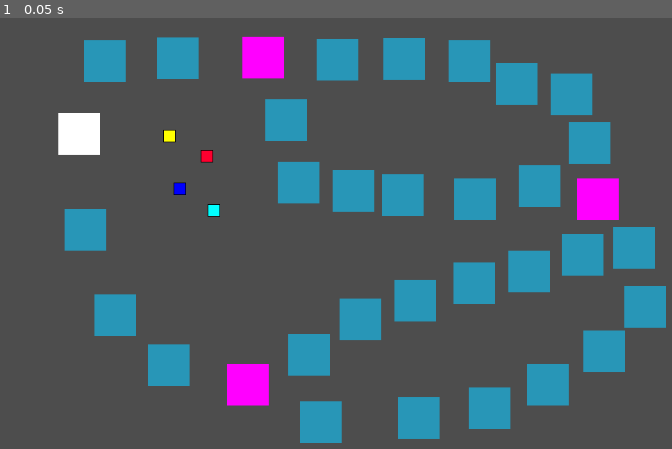
Above: before the commit, frame 1.
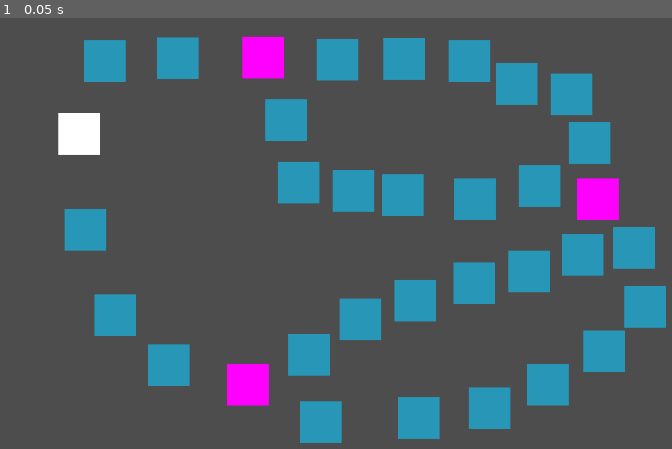
Above: after the commit, the same moment.

Repository: walo2/GameDev_ProjetoGeo
Game: Godot game, scene res://tile_map.tscn
Same seed, same stepped clock (60 frames per second), same inputs: the game is played once before the commit and once after it.
Inputs:
- Up to frame 1 (0.05 s): no input

The runs differ from the first frame. In frame 1, 0.2% of the frame differs, in the area x 24-33%, y 25-47%.

Commit message:
Commit inicial

Diff:
--- a/Kapitalistik/player_temp.gd
+++ b/Kapitalistik/player_temp.gd
@@ -4,10 +4,16 @@
 var offset = Vector2(0,0)
 
 @export var colorPlayer : Color
+@export var moneyPlayer : int
+@export var namePlayer : String
 
 # Called when the node enters the scene tree for the first time.
 func _ready():
 	get_node("ColorPlayer").color = colorPlayer
+
+	#TO-DO: inicializar moneyPlayer com o valor default 1000
+	#TO-DO: incializar namePlayer com o nome inserido no início
+
 	pass # Replace with function body.
 
 
@@ -28,3 +34,12 @@
 func newPosition(x,y):
 	position.x = x
 	position.y = y
+
+func setMoney(amount, type):
+	if type == "add":
+		moneyPlayer = moneyPlayer - amount
+	else:
+		moneyPlayer = moneyPlayer + amount
+
+func printConsole():
+	print("oi")
--- a/Kapitalistik/tile_basic.gd
+++ b/Kapitalistik/tile_basic.gd
@@ -4,6 +4,8 @@
 var mouseReleaseObject = false
 
 var playersOnTile = []
+
+@onready var players = preload("res://player_temp.tscn")
 
 @export var colorTile : Color
 
@@ -22,6 +24,14 @@
 			mouseReleaseObject = false
 			playerObject = null
 		playersPosition()
+
+	# Gera players dinamicamente
+	if Input.is_action_just_pressed("ui_up"):
+		var x = players.instantiate()
+
+		get_parent().add_child(x)
+
+		x.printConsole()
 	pass
 
 #função que coloca o player nas posições dentro dos tiles
--- a/Kapitalistik/tile_map.tscn
+++ b/Kapitalistik/tile_map.tscn
@@ -1,6 +1,5 @@
-[gd_scene load_steps=3 format=3 uid="uid://yh26grf534pi"]
+[gd_scene load_steps=2 format=3 uid="uid://yh26grf534pi"]
 
-[ext_resource type="PackedScene" uid="uid://cg7sc7ox3xvm1" path="res://player_temp.tscn" id="1_mxqg4"]
 [ext_resource type="PackedScene" uid="uid://dymwkq732leqf" path="res://tile_basic.tscn" id="2_ix8bo"]
 
 [node name="Main" type="Node2D"]
@@ -112,19 +111,3 @@
 
 [node name="TileTipe1 - 34" parent="Tiles" instance=ExtResource("2_ix8bo")]
 position = Vector2(166, 428)
-
-[node name="PlayerTemp" parent="." instance=ExtResource("1_mxqg4")]
-position = Vector2(259, 246)
-colorPlayer = Color(0, 0, 1, 1)
-
-[node name="PlayerTemp2" parent="." instance=ExtResource("1_mxqg4")]
-position = Vector2(244, 170)
-colorPlayer = Color(1, 1, 0, 1)
-
-[node name="PlayerTemp3" parent="." instance=ExtResource("1_mxqg4")]
-position = Vector2(308, 277)
-colorPlayer = Color(0, 1, 1, 1)
-
-[node name="PlayerTemp4" parent="." instance=ExtResource("1_mxqg4")]
-position = Vector2(298, 199)
-colorPlayer = Color(0.996078, 0, 0.184314, 1)
